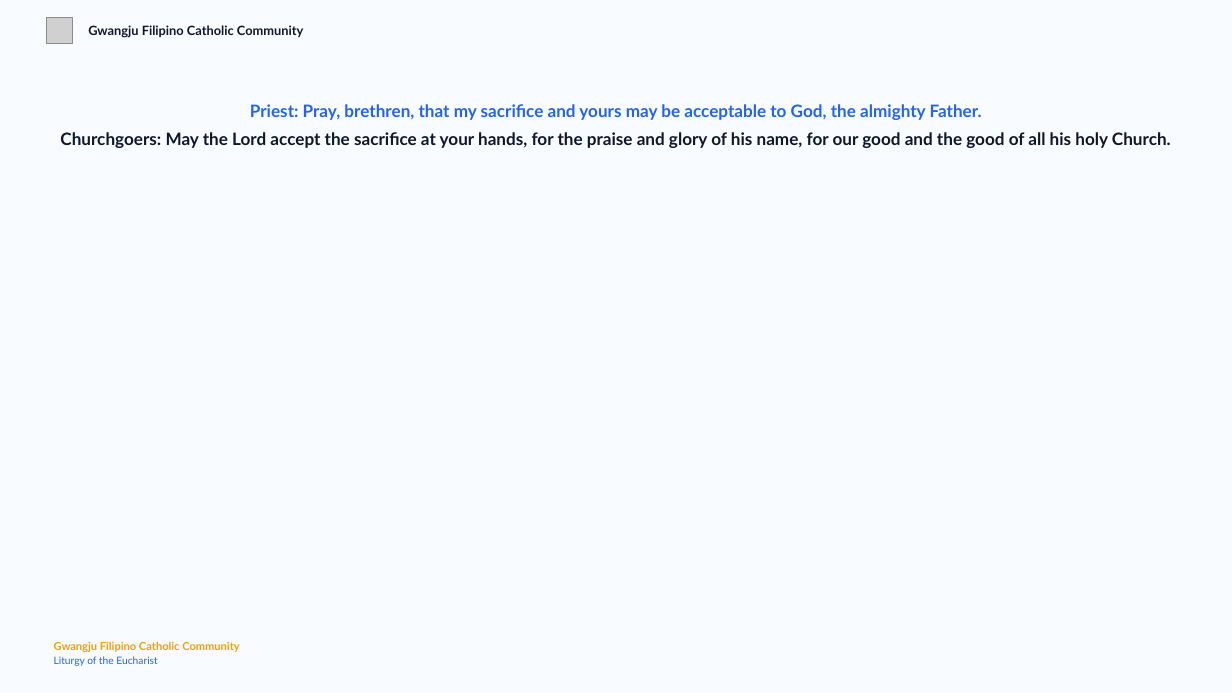
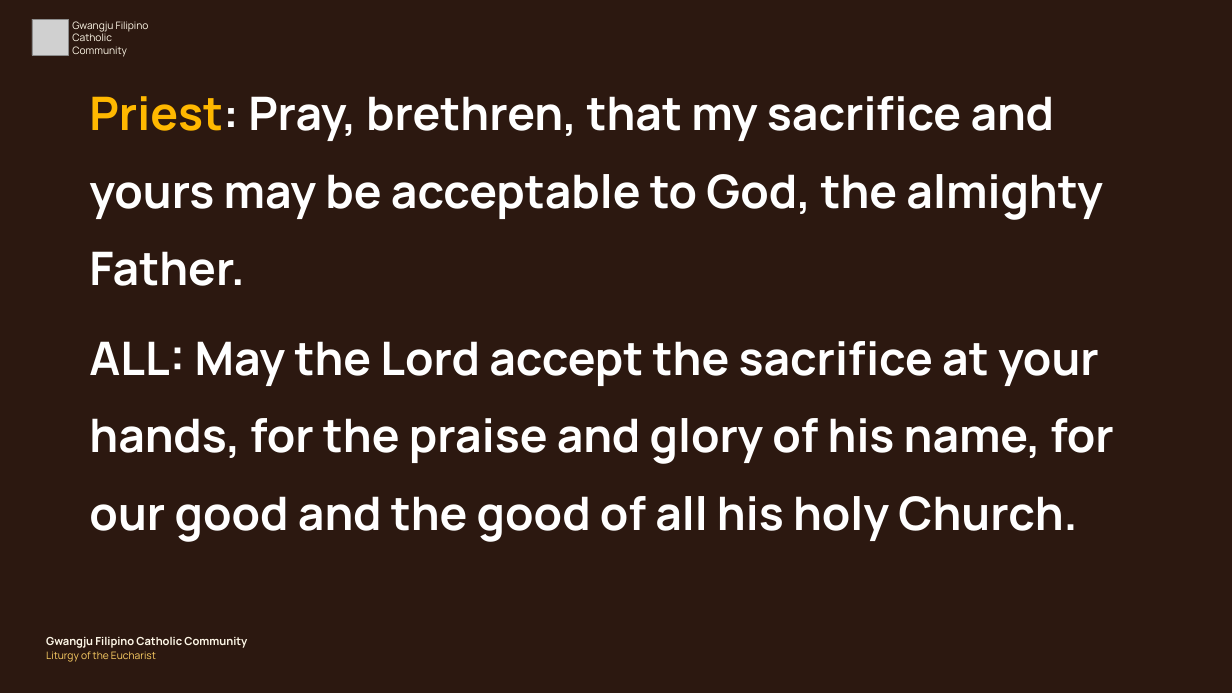
Before and after one commit to divinogabriel9/verbum, a slide deck: slide 32 of outputs/GFCC26Apr2026_Eastertide.pptx (slide 41 before the commit). Drawn at 1232x693 pixels with LibreOffice and Linux fonts; fonts in the diff are those of the drawing; grey boxes stand for pictures. Boxes give left, top, right and bottom in pixels: in the first picture for what was removed or moved away, otherwise in the second. Text is boxed around its words. In the diff, an @@ line names an element or a change of style, - is before the commit and + after.

```diff
--- a/outputs/GFCC26Apr2026_Eastertide.pptx
+++ b/outputs/GFCC26Apr2026_Eastertide.pptx
@@ background #F8FBFF to #2C1810 @@
@@ picture resized from (x1=46, y1=17, x2=72, y2=43) to (x1=32, y1=19, x2=69, y2=55) @@
@@ text "Gwangju Filipino Catholic Community" moved from (x1=88, y1=25, x2=303, y2=38) to (x1=72, y1=21, x2=149, y2=57) @@
@@ text "Gwangju Filipino Catholic Community" at (x1=72, y1=21, x2=149, y2=57): size 15 to 12 pt, font Lato to Manrope, text colour #0F172A to #FFF8E8, bold off @@
@@ text "Priest: Pray, brethren, that my ..." moved from (x1=60, y1=104, x2=1171, y2=148) to (x1=89, y1=96, x2=1114, y2=542) @@
@@ text at (x1=89, y1=96, x2=1102, y2=286): size 20 to 54 pt, font Lato to Manrope, text colour #2563EB to #FFFFFF in "Priest: Pray, brethren, that my sacrifice and ..."; text colour #2563EB to #FFB800 in "Priest:"; alignment centre to left; line spacing 1 to 1.4; more space between paragraphs @@
@@ text at (x1=89, y1=341, x2=1114, y2=542): text changed; size 20 to 54 pt; font Lato to Manrope; text colour #0F172A to #FFFFFF @@
-Churchgoers: May the Lord accept the sacrifice at your hands, for the praise and glory of his name, for our good and the good of all his holy Church.
+ALL: May the Lord accept the sacrifice at your hands, for the praise and glory of his name, for our good and the good of all his holy Church.
@@ text "Gwangju Filipino Catholic Community" at (x1=46, y1=637, x2=247, y2=662): font Lato to Manrope; text colour #F59E0B to #FFF8E8 in "Gwangju Filipino Catholic Community"; text colour #2563EB to #FFD166 in "Liturgy of the Eucharist" @@
```
Also in this commit, not shown: 54 other slides changed, 7 slides added, 27 slides removed, 45 other files.
